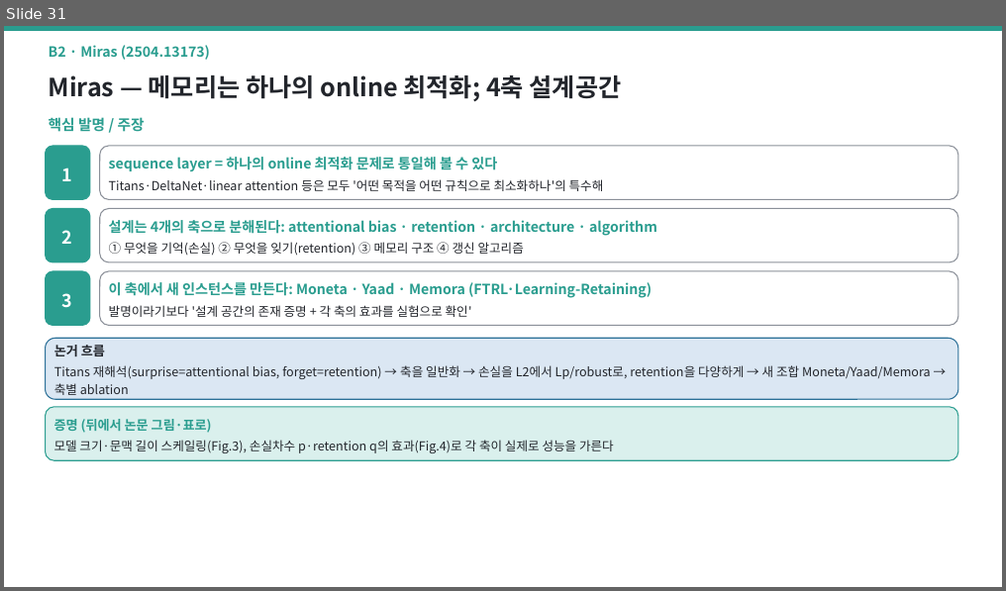
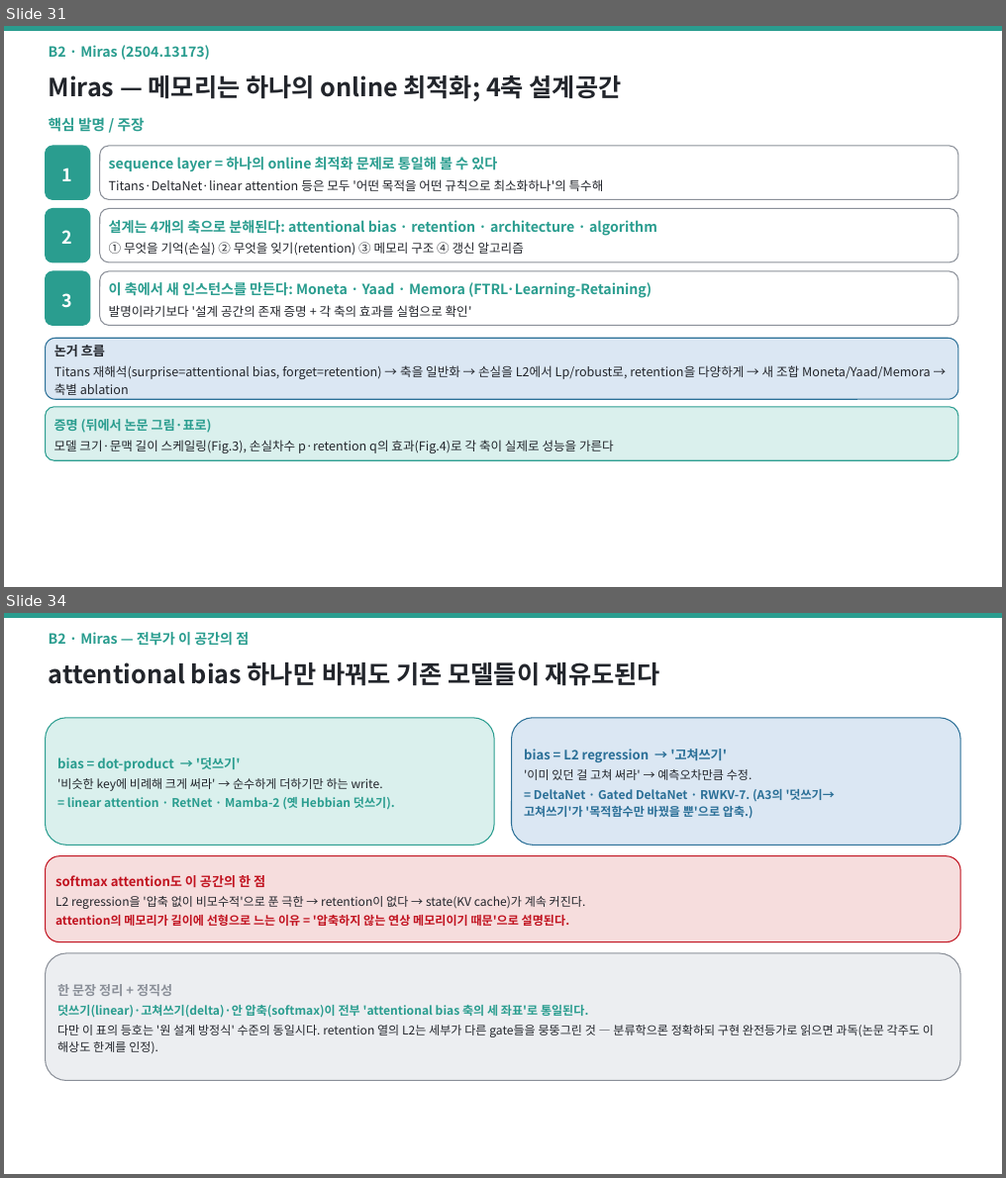
Before and after one commit to jimmylegendary/neural-memory-study, a slide deck: seminar/TTT-seminar.pptx. Shown one above the other, each under a label of ours: slide 31 before the commit, slides 31 and 34 after it; the slides between them are not shown. The pictures are 1006x591 and 1006x1178 pixels, drawn with LibreOffice and Linux fonts; fonts in the diff are those of the drawing. Boxes give left, top, right and bottom in pixels: in the first picture for what was removed or moved away, otherwise in the second. Text is boxed around its words. In the diff, an @@ line names an element or a change of style, - is before the commit and + after.

```diff
--- a/seminar/TTT-seminar.pptx
+++ b/seminar/TTT-seminar.pptx
@@ slide 34 added at (4,613,1002,1174), background #FFFFFF @@
@@ rectangle added at (4,613,1002,618), fill #2A9D8F, outline #2A9D8F 1 pt @@
@@ text added at (49,632,249,646), 13.5 pt, text #2A9D8F, bold @@
+B2 · Miras — 전부가 이 공간의 점
@@ text added at (49,663,660,686), 24 pt, text #22252B, bold @@
+attentional bias 하나만 바꿔도 기존 모델들이 재유도된다
@@ rounded rectangle added at (46,718,494,845), fill #DAF0ED, outline #2A9D8F 1 pt, 11.5 pt, text #2A9D8F, bold @@
+bias = dot-product → '덧쓰기'
+'비슷한 key에 비례해 크게 써라' → 순수하게 더하기만 하는 write.
+= linear attention · RetNet · Mamba-2 (옛 Hebbian 덧쓰기).
@@ rounded rectangle added at (512,718,960,845), fill #DBE7F3, outline #2A6F97 1 pt, 11.5 pt, text #2A6F97, bold @@
+bias = L2 regression → '고쳐쓰기'
+'이미 있던 걸 고쳐 써라' → 예측오차만큼 수정.
+= DeltaNet · Gated DeltaNet · RWKV-7. (A3의 '덧쓰기→고쳐쓰기'가 '목적함수만 바꿨을 뿐'으로 압축.)
@@ rounded rectangle added at (46,857,960,943), fill #F6DDDD, outline #C1121F 1 pt, 11.5 pt, text #C1121F, bold @@
+softmax attention도 이 공간의 한 점
+L2 regression을 '압축 없이 비모수적'으로 푼 극한 → retention이 없다 → state(KV cache)가 계속 커진다.
+attention의 메모리가 길이에 선형으로 느는 이유 = '압축하지 않는 연상 메모리이기 때문'으로 설명된다.
@@ rounded rectangle added at (46,954,960,1081), fill #ECEEF1, outline #8A8F98 1 pt, 11.5 pt, text #22252B @@
+한 문장 정리 + 정직성
+덧쓰기(linear)·고쳐쓰기(delta)·안 압축(softmax)이 전부 'attentional bias 축의 세 좌표'로 통일된다.
+다만 이 표의 등호는 '원 설계 방정식' 수준의 동일시다. retention 열의 L2는 세부가 다른 gate들을 뭉뚱그린 것 — 분류학으론 정확하되 구현 완전등가로 읽으면 과독(논문 각주도 이 해상도 한계를 인정).
```
Also in this commit, not shown: 1 slide changed, 4 other slides added, 1 slide removed, 1 other file.
